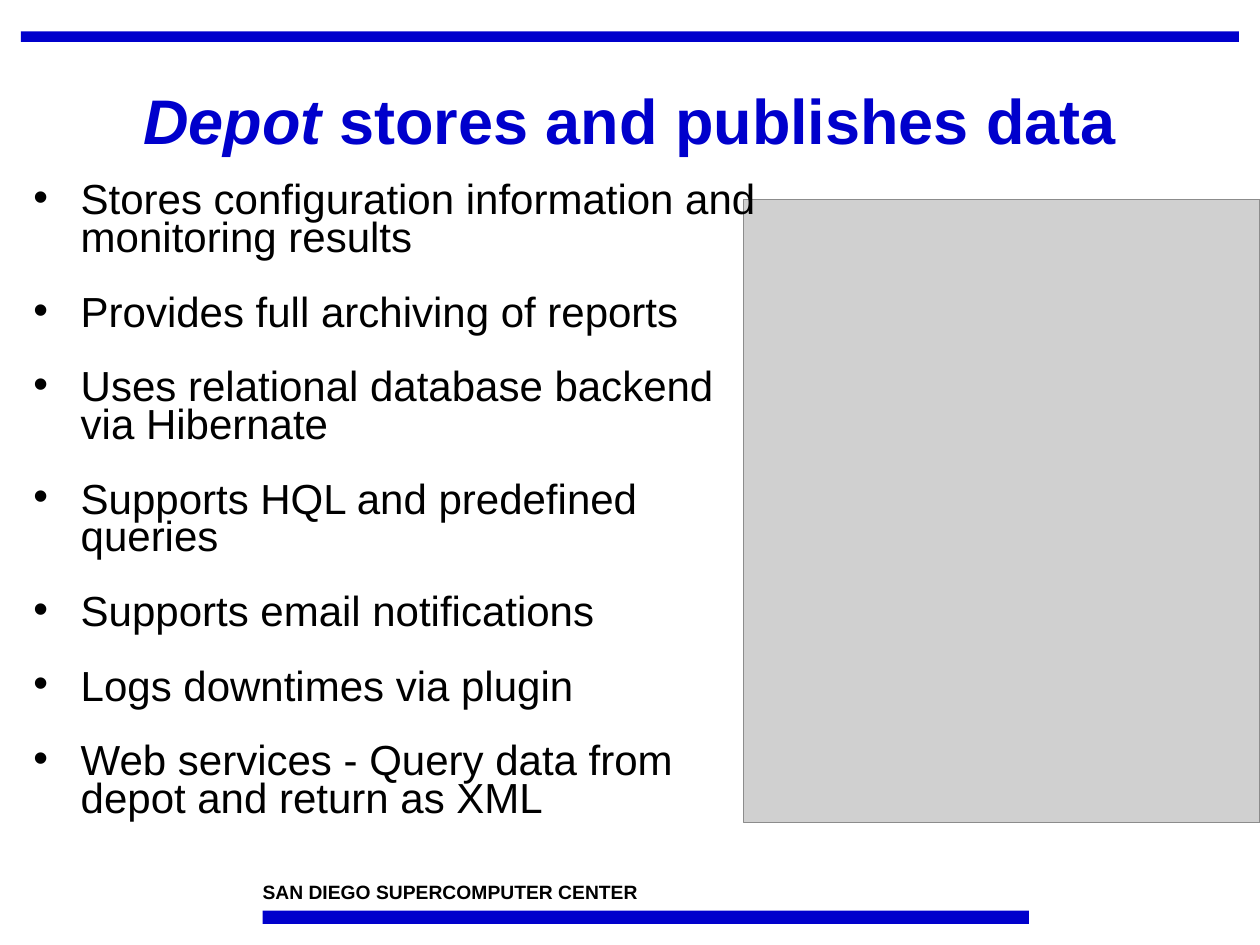
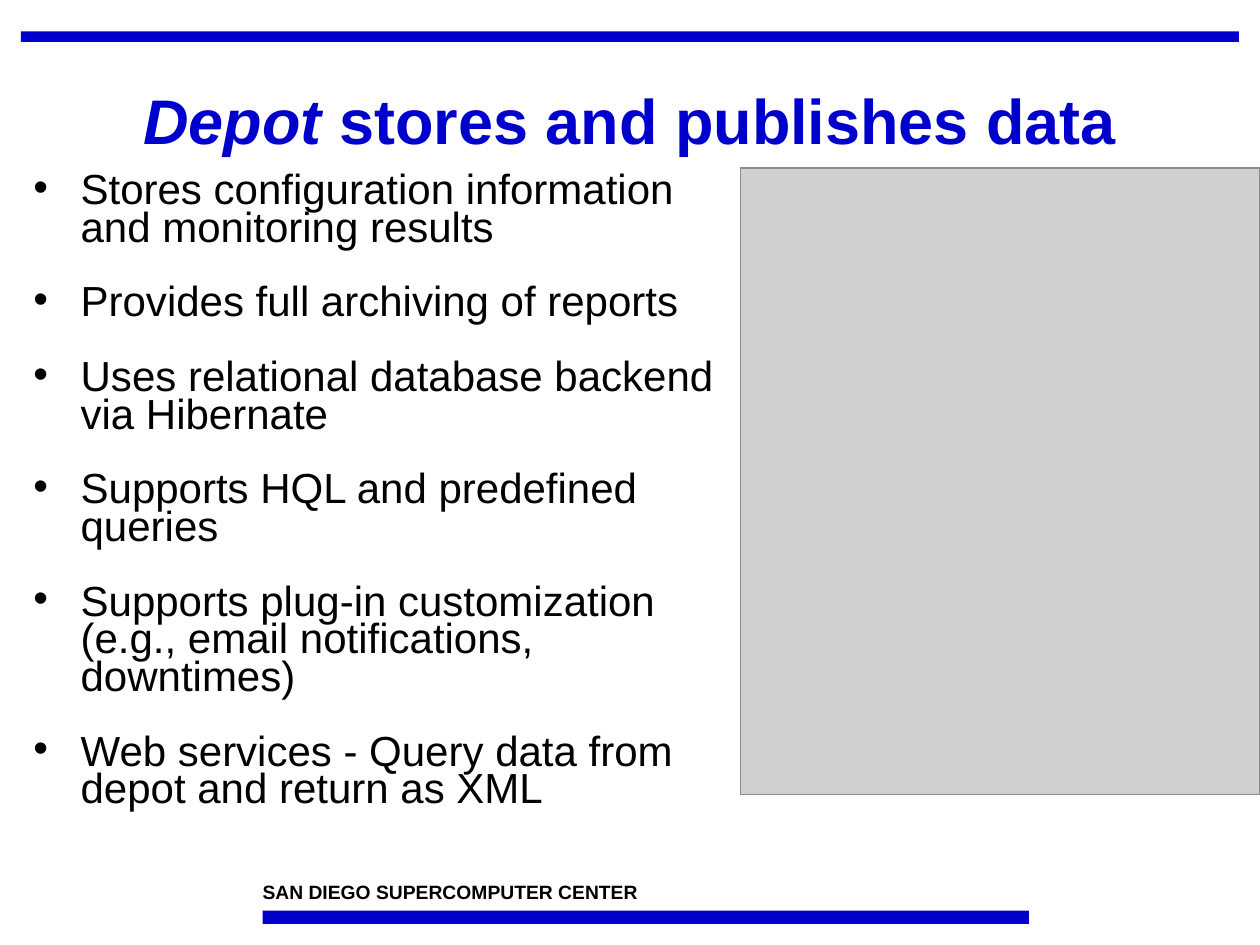
Before and after one commit to IncaProject/inca-xsede, a slide deck: slide 8 of talks/osgc08/inca-osgc08.ppt. Drawn at 1260x945 pixels with LibreOffice and Linux fonts; fonts in the diff are those of the drawing; grey boxes stand for pictures; background and template pictures are left out. Boxes give left, top, right and bottom in pixels: in the first picture for what was removed or moved away, otherwise in the second. Text is boxed around its words. In the diff, an @@ line names an element or a change of style, - is before the commit and + after.

```diff
--- a/talks/osgc08/inca-osgc08.ppt
+++ b/talks/osgc08/inca-osgc08.ppt
@@ text "Stores configuration information and monitoring ...": place and size @@
-text "Stores configuration information and monitoring ..." at (81,183,755,821)
+text "Stores configuration information and monitoring ..." at (81,173,713,812)
@@ picture: place and size @@
-picture at (743,199,1260,822)
+picture at (741,168,1260,795)
@@ text at (81,585,655,700): text changed @@
-• Supports email notifications
-• Logs downtimes via plugin
+• Supports plug-in customization (e.g., email notifications, downtimes)
```
Also in this commit, not shown: 8 other slides changed, 3 slides removed, 1 other file.
